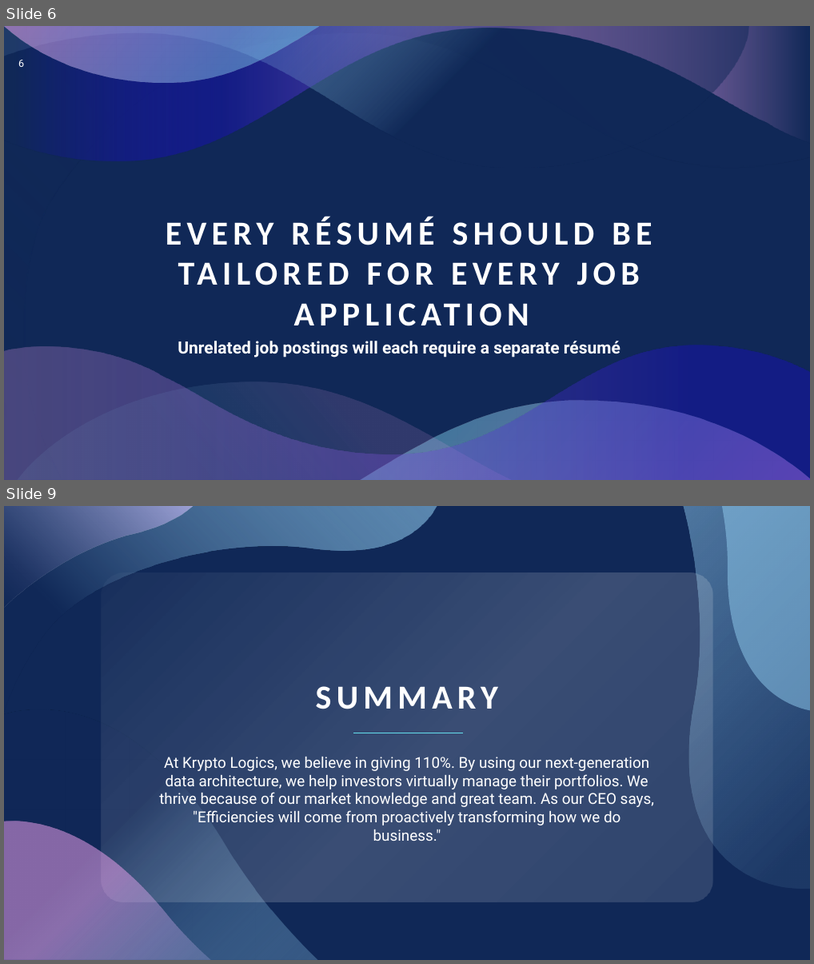
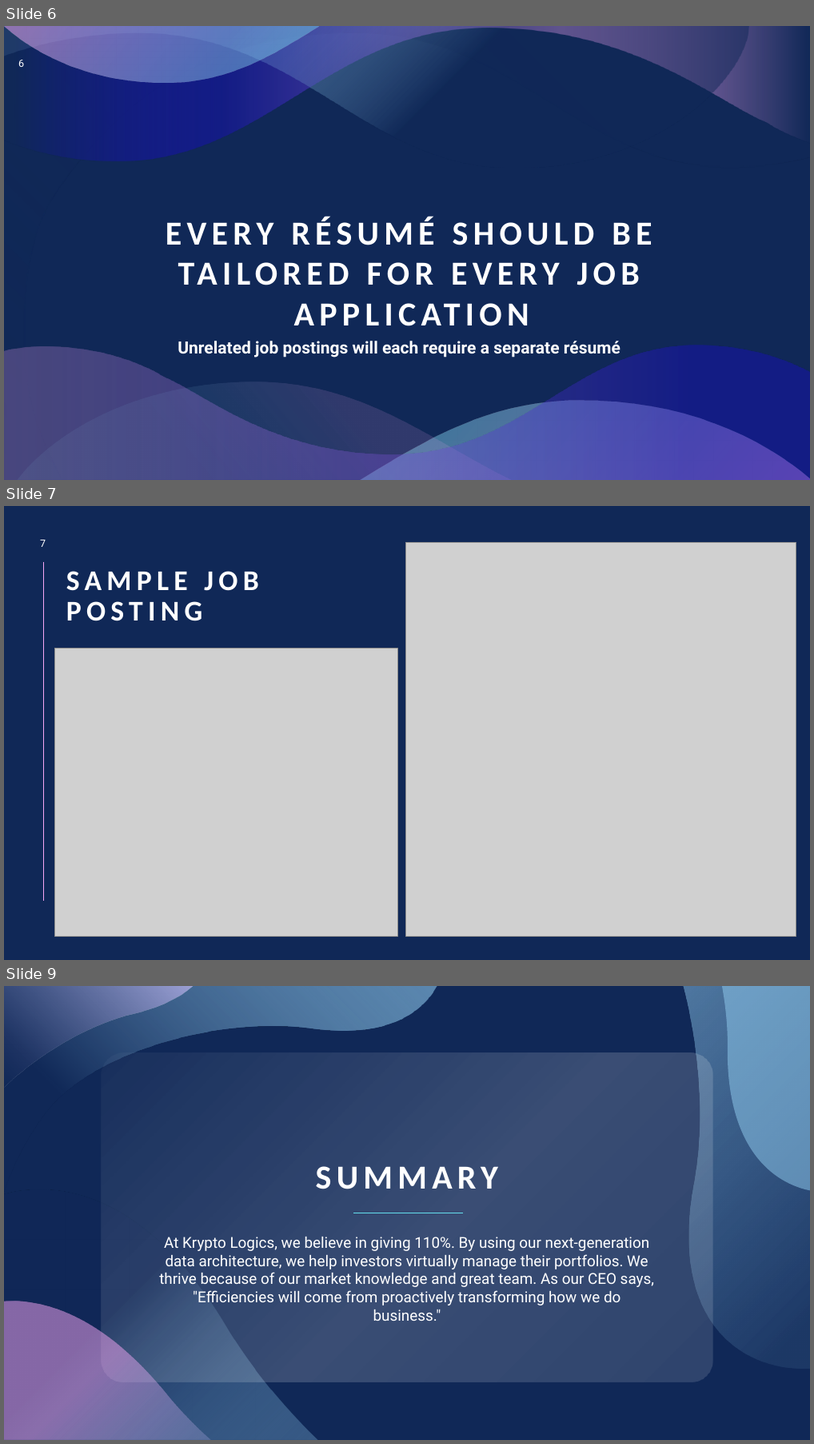
Before and after one commit to InterstellarMist/VIP-Workshop-2024, a slide deck: Resume and Cover Letter/Resume and Cover Letter workshop.pptx. Shown one above the other, each under a label of ours: slides 6 and 9 before the commit, slides 6, 7 and 9 after it; the slides between them are not shown. The pictures are 814x964 and 814x1444 pixels, drawn with LibreOffice and Linux fonts; fonts in the diff are those of the drawing; grey boxes stand for pictures. Boxes give left, top, right and bottom in pixels: in the first picture for what was removed or moved away, otherwise in the second. Text is boxed around its words. In the diff, an @@ line names an element or a change of style, - is before the commit and + after.

```diff
--- a/Resume and Cover Letter/Resume and Cover Letter workshop.pptx
+++ b/Resume and Cover Letter/Resume and Cover Letter workshop.pptx
@@ slide 7 added at [4,506,810,960], background #102857 @@
@@ page number added at [40,540,46,547], 12 pt, text #FFFFFF @@
+7
@@ picture added at [406,542,797,936] @@
@@ line added from (43, 562) to (43, 900), #F6A6F4 0.5 pt @@
@@ title added at [66,571,258,621], 34 pt, text #FFFFFF, bold @@
+SAMPLE JOB
+POSTING
@@ picture added at [55,648,398,936] @@
```
Also in this commit, not shown: 3 slides changed, 1 slide removed, 2 other files.
